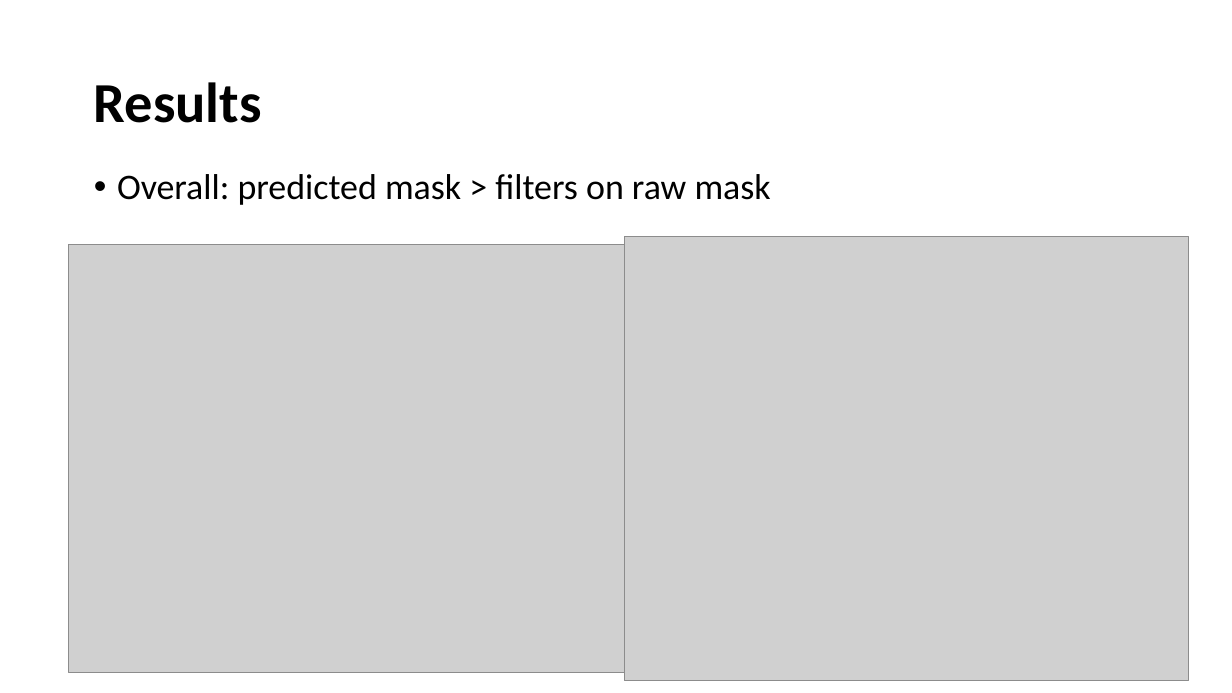
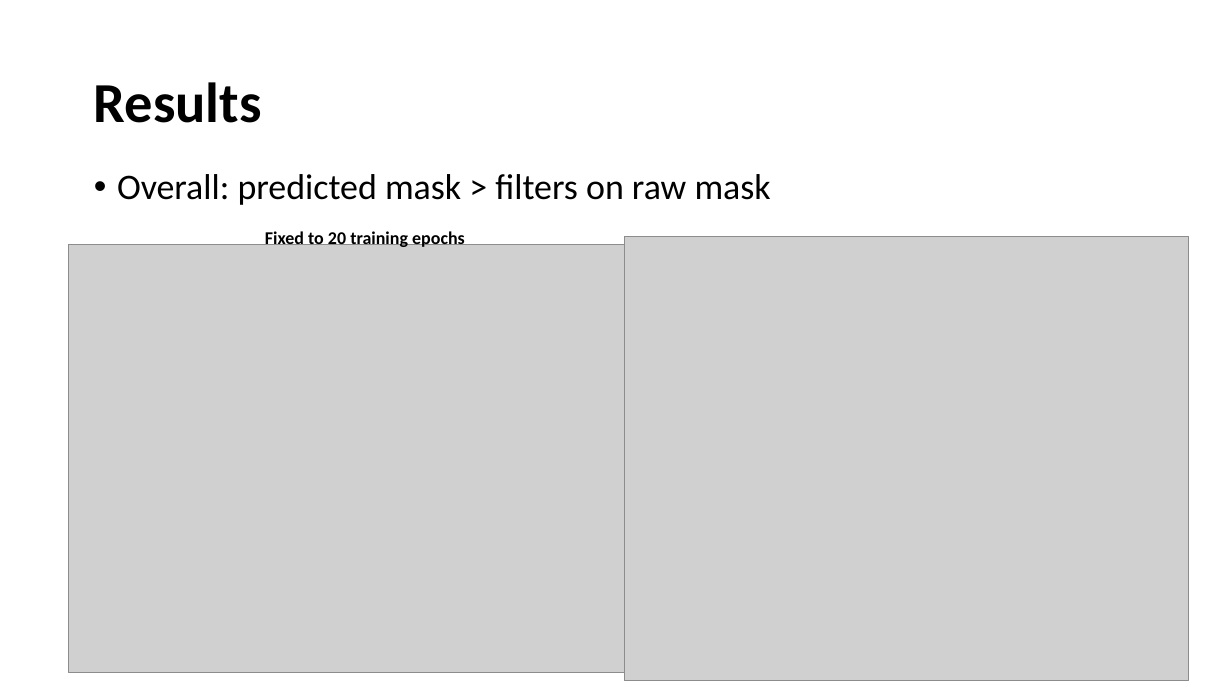
Before and after one commit to rzambrano1/microstructure_semantic_segmentation, a slide deck: slide 14 of Presentation/Semantic Segmentation with Deep Learning for Microstructural Characterization.pptx. Drawn at 1232x693 pixels with LibreOffice and Linux fonts; fonts in the diff are those of the drawing; grey boxes stand for pictures. Boxes give left, top, right and bottom in pixels: in the first picture for what was removed or moved away, otherwise in the second. Text is boxed around its words. In the diff, an @@ line names an element or a change of style, - is before the commit and + after.

```diff
--- a/Presentation/Semantic Segmentation with Deep Learning for Microstructural Characterization.pptx
+++ b/Presentation/Semantic Segmentation with Deep Learning for Microstructural Characterization.pptx
@@ text added at <box>265,229,465,247</box>, 14 pt, text #000000, bold @@
+Fixed to 20 training epochs
```
Also in this commit, not shown: 3 other slides changed, 3 other files.
